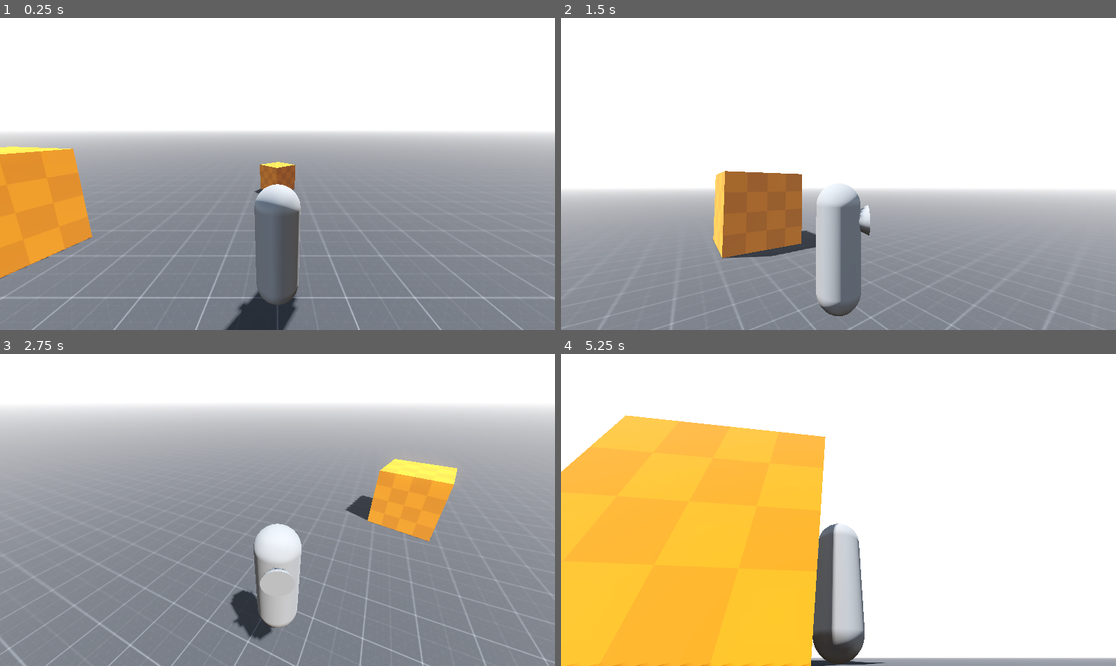
Above: before the commit, frames 1-4 (two rows, left to right).
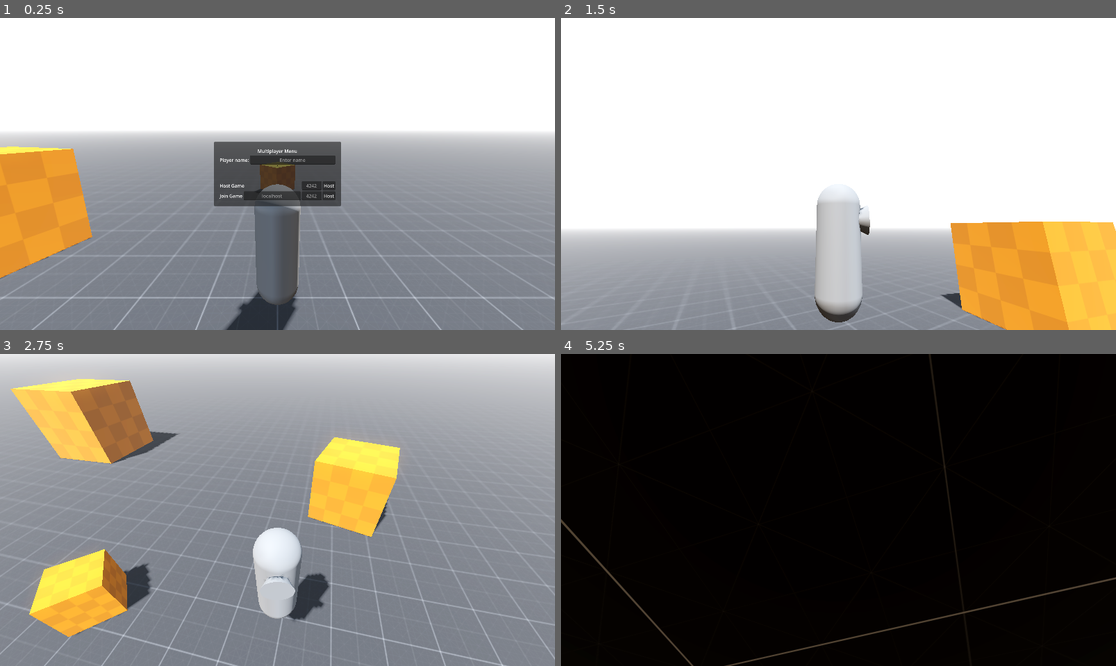
Above: after the commit, the same moments.

Repository: hackenshaw/act-normal
Game: Godot game, scene res://scenes/main.tscn
The game is run twice, just before and just after one commit, with the same random seed, the same clock (stepped at 60 frames per second) and the same inputs.
Inputs (mouse positions are in pixels of both pictures, inside the frame that each line leads up to):
- Up to frame 1 (0.25 s): no input
- Up to frame 2 (1.5 s): click (888, 186) at 0.5 s, where only the run after the commit has a clickable "Host"; tap Enter (ui_accept) at 1.25 s; move the mouse to (960, 158) at 1.27 s; hold D (right) from 1.28 s (still down)
- Up to frame 3 (2.75 s): tap Enter (ui_accept) at 1.52, 2.27 s; move the mouse to (166, 525) at 2.02 s; release D (right) at 2.03 s; hold S (backward) from 2.03 s (still down)
- Up to frame 4 (5.25 s): move the mouse to (894, 441) at 2.77 s; release S (backward) at 2.78 s; hold D (right) 2.78-3.53 s; move the mouse to (810, 572) at 3.52 s; hold W (forward) 3.53-4.28 s; tap Enter (ui_accept) at 3.77, 4.52 s; move the mouse to (1005, 556) at 4.27 s; hold A (left) from 4.28 s (still down); move the mouse to (672, 463) at 5.02 s

The runs differ from the first frame. In frame 1, 4.7% of the frame differs, in the area x 38-62%, y 39-61%; in frame 2, 29%; in frame 3, 43%; in frame 4, 100%, in the area x 0-100%, y 0-100%.

Commit message:
Add host/join menu and basic networking

Diff:
--- a/project.godot
+++ b/project.godot
@@ -14,6 +14,15 @@
 run/main_scene="uid://c17trh52fmyxf"
 config/features=PackedStringArray("4.5", "Forward Plus")
 config/icon="res://icon.svg"
+
+[autoload]
+
+PeerData="*res://scripts/PeerData.gd"
+
+[display]
+
+window/size/viewport_width=1920
+window/size/viewport_height=1080
 
 [input]
 
--- a/scenes/main.tscn
+++ b/scenes/main.tscn
@@ -1,7 +1,12 @@
-[gd_scene load_steps=6 format=3 uid="uid://c17trh52fmyxf"]
+[gd_scene load_steps=11 format=3 uid="uid://c17trh52fmyxf"]
 
 [ext_resource type="PackedScene" uid="uid://c0itnl3srtyk7" path="res://scenes/demo_location.tscn" id="1_o5qli"]
+[ext_resource type="Script" uid="uid://dx32mxwfboal7" path="res://scripts/main.gd" id="1_tbgi4"]
 [ext_resource type="PackedScene" uid="uid://c3liq1sfmyqp4" path="res://scenes/player.tscn" id="2_0wfyh"]
+[ext_resource type="Script" uid="uid://c6hbieffbdy3k" path="res://scripts/e_net_server.gd" id="3_sugp2"]
+[ext_resource type="Script" uid="uid://bf0fk20vfk5sn" path="res://scripts/e_net_client.gd" id="4_jyhfs"]
+[ext_resource type="PackedScene" uid="uid://rneglae45761" path="res://scenes/multiplayer_menu.tscn" id="4_tefeu"]
+[ext_resource type="Script" uid="uid://djgwpjwunncir" path="res://scripts/multiplayer_menu.gd" id="5_o6xl0"]
 
 [sub_resource type="ProceduralSkyMaterial" id="ProceduralSkyMaterial_o5qli"]
 sky_horizon_color = Color(0.66224277, 0.6717428, 0.6867428, 1)
@@ -21,6 +26,7 @@
 fog_density = 0.002
 
 [node name="Main" type="Node3D"]
+script = ExtResource("1_tbgi4")
 
 [node name="World" type="Node3D" parent="."]
 
@@ -36,3 +42,16 @@
 [node name="Players" type="Node3D" parent="World"]
 
 [node name="Player" parent="World/Players" instance=ExtResource("2_0wfyh")]
+
+[node name="GUI" type="Node" parent="."]
+
+[node name="MultiplayerMenu" parent="GUI" instance=ExtResource("4_tefeu")]
+script = ExtResource("5_o6xl0")
+
+[node name="ServerInterface" type="Node" parent="."]
+
+[node name="ENetServer" type="Node" parent="ServerInterface"]
+script = ExtResource("3_sugp2")
+
+[node name="ENetClient" type="Node" parent="ServerInterface"]
+script = ExtResource("4_jyhfs")
--- /dev/null
+++ b/scenes/multiplayer_menu.tscn
@@ -0,0 +1,102 @@
+[gd_scene load_steps=2 format=3 uid="uid://rneglae45761"]
+
+[sub_resource type="StyleBoxLine" id="StyleBoxLine_tbgi4"]
+
+[node name="MultiplayerMenu" type="Control"]
+layout_mode = 3
+anchors_preset = 15
+anchor_right = 1.0
+anchor_bottom = 1.0
+grow_horizontal = 2
+grow_vertical = 2
+
+[node name="CenterContainer" type="CenterContainer" parent="."]
+layout_mode = 1
+anchors_preset = 15
+anchor_right = 1.0
+anchor_bottom = 1.0
+grow_horizontal = 2
+grow_vertical = 2
+
+[node name="Panel" type="PanelContainer" parent="CenterContainer"]
+layout_mode = 2
+
+[node name="MarginContainer" type="MarginContainer" parent="CenterContainer/Panel"]
+layout_mode = 2
+theme_override_constants/margin_left = 20
+theme_override_constants/margin_top = 20
+theme_override_constants/margin_right = 20
+theme_override_constants/margin_bottom = 20
+
+[node name="Menu" type="VBoxContainer" parent="CenterContainer/Panel/MarginContainer"]
+custom_minimum_size = Vector2(400, 100)
+layout_mode = 2
+
+[node name="Title" type="Label" parent="CenterContainer/Panel/MarginContainer/Menu"]
+layout_mode = 2
+text = "Multiplayer Menu"
+horizontal_alignment = 1
+
+[node name="PlayerItem" type="HBoxContainer" parent="CenterContainer/Panel/MarginContainer/Menu"]
+layout_mode = 2
+alignment = 1
+
+[node name="Label" type="Label" parent="CenterContainer/Panel/MarginContainer/Menu/PlayerItem"]
+layout_mode = 2
+text = "Player name:"
+
+[node name="PlayerName" type="LineEdit" parent="CenterContainer/Panel/MarginContainer/Menu/PlayerItem"]
+unique_name_in_owner = true
+layout_mode = 2
+size_flags_horizontal = 3
+placeholder_text = "Enter name"
+alignment = 1
+
+[node name="VSeparator" type="VSeparator" parent="CenterContainer/Panel/MarginContainer/Menu"]
+custom_minimum_size = Vector2(0, 50)
+layout_mode = 2
+theme_override_styles/separator = SubResource("StyleBoxLine_tbgi4")
+
+[node name="HostItem" type="HBoxContainer" parent="CenterContainer/Panel/MarginContainer/Menu"]
+layout_mode = 2
+
+[node name="Label" type="Label" parent="CenterContainer/Panel/MarginContainer/Menu/HostItem"]
+layout_mode = 2
+size_flags_horizontal = 3
+text = "Host Game"
+
+[node name="HostPort" type="LineEdit" parent="CenterContainer/Panel/MarginContainer/Menu/HostItem"]
+unique_name_in_owner = true
+layout_mode = 2
+placeholder_text = "4242"
+alignment = 1
+
+[node name="HostButton" type="Button" parent="CenterContainer/Panel/MarginContainer/Menu/HostItem"]
+unique_name_in_owner = true
+layout_mode = 2
+text = "Host"
+
+[node name="JoinItem" type="HBoxContainer" parent="CenterContainer/Panel/MarginContainer/Menu"]
+layout_mode = 2
+
+[node name="Label" type="Label" parent="CenterContainer/Panel/MarginContainer/Menu/JoinItem"]
+layout_mode = 2
+text = "Join Game"
+
+[node name="JoinIP" type="LineEdit" parent="CenterContainer/Panel/MarginContainer/Menu/JoinItem"]
+unique_name_in_owner = true
+layout_mode = 2
+size_flags_horizontal = 3
+placeholder_text = "localhost"
+alignment = 1
+
+[node name="JoinPort" type="LineEdit" parent="CenterContainer/Panel/MarginContainer/Menu/JoinItem"]
+unique_name_in_owner = true
+layout_mode = 2
+placeholder_text = "4242"
+alignment = 1
+
+[node name="JoinButton" type="Button" parent="CenterContainer/Panel/MarginContainer/Menu/JoinItem"]
+unique_name_in_owner = true
+layout_mode = 2
+text = "Host"
--- /dev/null
+++ b/scripts/PeerData.gd
@@ -0,0 +1,8 @@
+extends Node
+
+## Peer data
+## Contains global data for this peer
+
+
+## This peer's username
+#var name: String
--- /dev/null
+++ b/scripts/e_net_client.gd
@@ -0,0 +1,26 @@
+class_name ENetClient
+extends Node
+
+
+func connect_to_server(host_ip: String, port: int) -> void:
+	var network: ENetMultiplayerPeer = ENetMultiplayerPeer.new()
+	network.create_client(host_ip, port)
+
+	multiplayer.multiplayer_peer = network
+	multiplayer.connected_to_server.connect(on_connected_to_server)
+
+	print("Connecting to ", host_ip, ":", port)
+
+
+func on_connected_to_server() -> void:
+	print("Connected to server!")
+
+
+# Called when the node enters the scene tree for the first time.
+func _ready() -> void:
+	pass # Replace with function body.
+
+
+# Called every frame. 'delta' is the elapsed time since the previous frame.
+func _process(delta: float) -> void:
+	pass
--- /dev/null
+++ b/scripts/e_net_server.gd
@@ -0,0 +1,22 @@
+class_name ENetServer
+extends Node
+
+#@export var port: int = 4242
+#@export var max_players: int = 4
+
+func start_server(port : int, max_players: int) -> void:
+	var network: ENetMultiplayerPeer = ENetMultiplayerPeer.new()
+	network.create_server(port, max_players)
+
+	multiplayer.multiplayer_peer = network
+
+	print("Server listening on port ", port)
+
+# Called when the node enters the scene tree for the first time.
+func _ready() -> void:
+	pass # Replace with function body.
+
+
+# Called every frame. 'delta' is the elapsed time since the previous frame.
+func _process(delta: float) -> void:
+	pass
--- /dev/null
+++ b/scripts/main.gd
@@ -0,0 +1,16 @@
+class_name Main
+extends Node3D
+
+@onready var multiplayer_menu: Control = $GUI/MultiplayerMenu
+@onready var e_net_server: ENetServer = $ServerInterface/ENetServer
+@onready var e_net_client: ENetClient = $ServerInterface/ENetClient
+
+
+# Called when the node enters the scene tree for the first time.
+func _ready() -> void:
+	pass # Replace with function body.
+
+
+# Called every frame. 'delta' is the elapsed time since the previous frame.
+func _process(delta: float) -> void:
+	pass
--- /dev/null
+++ b/scripts/multiplayer_menu.gd
@@ -0,0 +1,42 @@
+class_name MultiplayerMenu
+extends Control
+
+
+signal join_server_request(ip: String, port: int)
+signal host_server_request(port: int)
+
+
+@onready var player_name: LineEdit = %PlayerName
+@onready var host_port: LineEdit = %HostPort
+@onready var host_button: Button = %HostButton
+@onready var join_ip: LineEdit = %JoinIP
+@onready var join_port: LineEdit = %JoinPort
+@onready var join_button: Button = %JoinButton
+
+
+func _ready() -> void:
+	host_button.pressed.connect(on_host_server_button_pressed)
+	join_button.pressed.connect(on_join_server_button_pressed)
+
+
+func on_host_server_button_pressed() -> void:
+	set_player_name()
+	var port: int = host_port.placeholder_text.to_int() if host_port.text == "" else host_port.text.to_int()
+	host_server_request.emit(port)
+	host_button.disabled = true
+	visible = false
+
+
+func on_join_server_button_pressed() -> void:
+	set_player_name()
+	var ip: String = join_ip.placeholder_text if join_ip.text == "" else join_ip.text
+	var port: int = join_port.placeholder_text.to_int() if join_port.text == "" else join_port.text.to_int()
+	join_server_request.emit(ip, port)
+	join_button.disabled = true
+	visible = false
+
+func set_player_name() -> void:
+	if player_name.text.is_empty():
+		PeerData.name = "Player" + str(randi_range(0, 10))
+	else:
+		PeerData.name = player_name.text
Not shown, added: scripts/PeerData.gd.uid
Not shown, added: scripts/e_net_client.gd.uid
Not shown, added: scripts/e_net_server.gd.uid
Not shown, added: scripts/main.gd.uid
Not shown, added: scripts/multiplayer_menu.gd.uid
